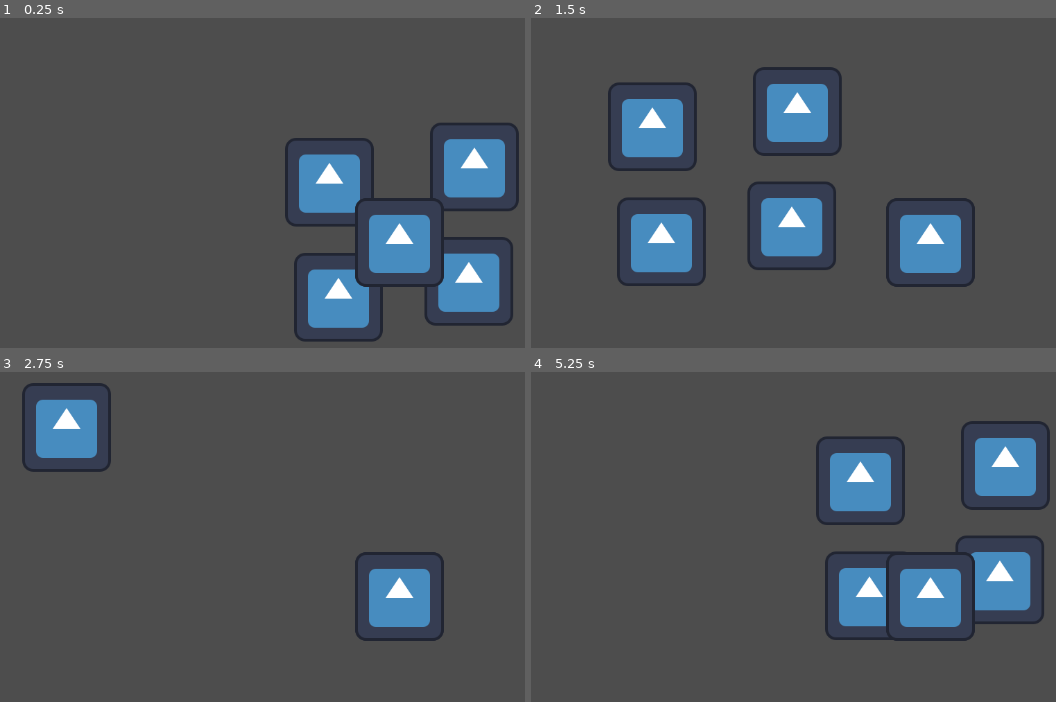
Above: before the commit, frames 1-4 (two rows, left to right).
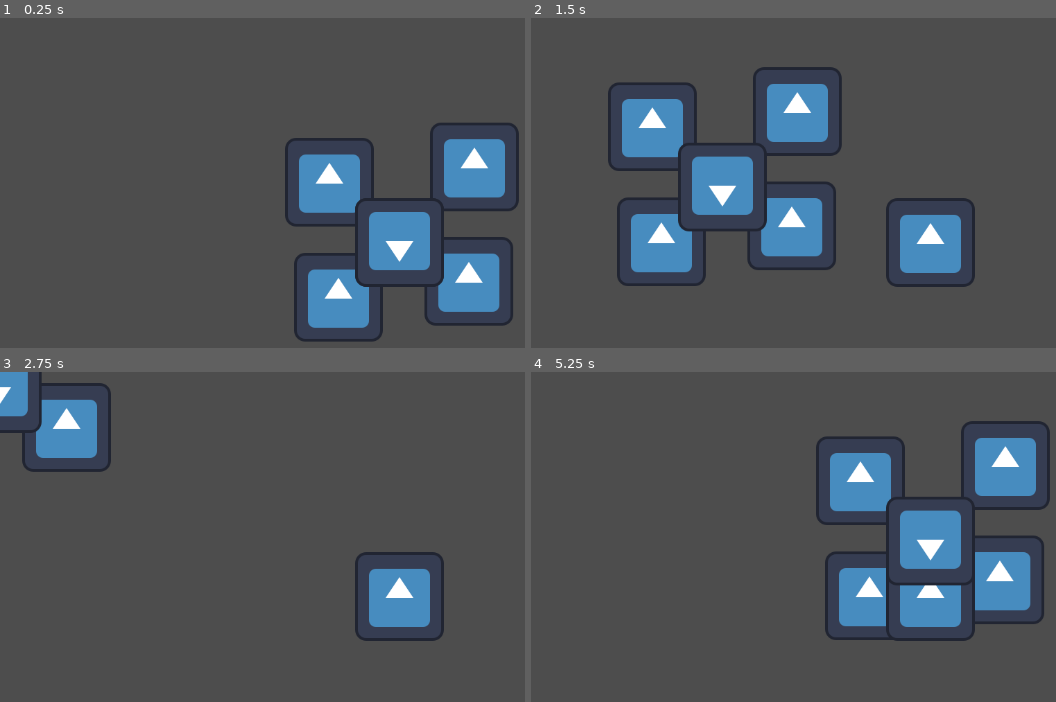
Above: after the commit, the same moments.

Repository: ludrol/Project-Wild-Fish
Game: Godot game, scene res://scenes/map/ContaimentBase.tscn
Same seed, same stepped clock (60 frames per second), same inputs: the game is played once before the commit and once after it. The engine's default icon, where the game draws it, is replaced by a stand-in: a white triangle on a blue panel in a dark square.
Inputs:
- Up to frame 1 (0.25 s): no input
- Up to frame 2 (1.5 s): tap Enter at 0.5 s; hold Right (move_right) 0.53-1.28 s; tap E (interact, bound only after the commit) at 0.6, 1.35 s; hold S (move_down) from 1.28 s (still down)
- Up to frame 3 (2.75 s): release S (move_down) at 2.03 s; hold Right (move_right) from 2.03 s (still down); tap E (interact, bound only after the commit) at 2.1 s
- Up to frame 4 (5.25 s): release Right (move_right) at 2.78 s; hold Up (move_up) 2.78-3.53 s; tap E (interact, bound only after the commit) every 0.75 s from 2.85 to 5.1 s; hold Left (move_left) 3.53-5.03 s; hold S (move_down) from 5.03 s (still down)

The runs differ from the first frame. In frame 1, 0.5% of the frame differs, in the area x 70-82%, y 58-78%; in frame 2, 2.8%; in frame 3, 0.9%; in frame 4, 3.1%, in the area x 67-85%, y 37-65%.

Commit message:
added basic generator interaction under E

Diff:
--- a/characters/generator/generator.tscn
+++ b/characters/generator/generator.tscn
@@ -3,13 +3,16 @@
 [ext_resource type="Texture2D" uid="uid://g8p1nncgihcu" path="res://icon.svg" id="1_fl3ns"]
 
 [sub_resource type="CircleShape2D" id="CircleShape2D_wvxqt"]
+radius = 57.2451
 
 [node name="Generator" type="Node2D"]
 
 [node name="Sprite2D" type="Sprite2D" parent="."]
 texture = ExtResource("1_fl3ns")
+flip_h = true
+flip_v = true
 
-[node name="Area2D" type="Area2D" parent="."]
+[node name="Area2D" type="Area2D" parent="." groups=["generators group"]]
 
 [node name="CollisionShape2D" type="CollisionShape2D" parent="Area2D"]
 shape = SubResource("CircleShape2D_wvxqt")
--- a/characters/player/player.gd
+++ b/characters/player/player.gd
@@ -1,9 +1,14 @@
 extends Node2D
 @export var speed = 400
+var area
+
+
 
 # Called when the node enters the scene tree for the first time.
 func _ready():
-	pass # Replace with function body.
+	area = get_node("Area2D")
+
+	#pass # Replace with function body.
 
 
 # Called every frame. 'delta' is the elapsed time since the previous frame.
@@ -25,3 +30,19 @@
 		#$AnimatedSprite2D.stop()
 
 		position += velocity * delta
+
+
+	if Input.is_action_just_pressed("interact"):
+		#print("generator interaction!")
+
+
+		#if self.get_node(Area2D)
+
+
+
+		#
+		for body in area.get_overlapping_areas():
+			print(body)
+			if body.is_in_group("generators group"):
+				print("generator interaction!")
+				#
--- a/project.godot
+++ b/project.godot
@@ -19,6 +19,10 @@
 
 version_control/plugin_name="GitPlugin"
 version_control/autoload_on_startup=true
+
+[global_group]
+
+"generators group"=""
 
 [input]
 
@@ -46,3 +50,8 @@
 , Object(InputEventKey,"resource_local_to_scene":false,"resource_name":"","device":-1,"window_id":0,"alt_pressed":false …(183 unchanged characters)…
 ]
 }
+interact={
+"deadzone": 0.5,
+"events": [Object(InputEventKey,"resource_local_to_scene":false,"resource_name":"","device":-1,"window_id":0,"alt_pressed":false,"shift_pressed":false,"ctrl_pressed":false,"meta_pressed":false,"pressed":false,"keycode":0,"physical_keycode":69,"key_label":0,"unicode":101,"location":0,"echo":false,"script":null)
+]
+}
--- a/scenes/map/ContaimentBase.tscn
+++ b/scenes/map/ContaimentBase.tscn
@@ -25,4 +25,5 @@
 [node name="Player" parent="." instance=ExtResource("2_ncgph")]
 position = Vector2(260, 134)
 
-[node name="Generator" parent="Player" instance=ExtResource("3_g7ja7")]
+[node name="Generator" parent="." instance=ExtResource("3_g7ja7")]
+position = Vector2(260, 134)
